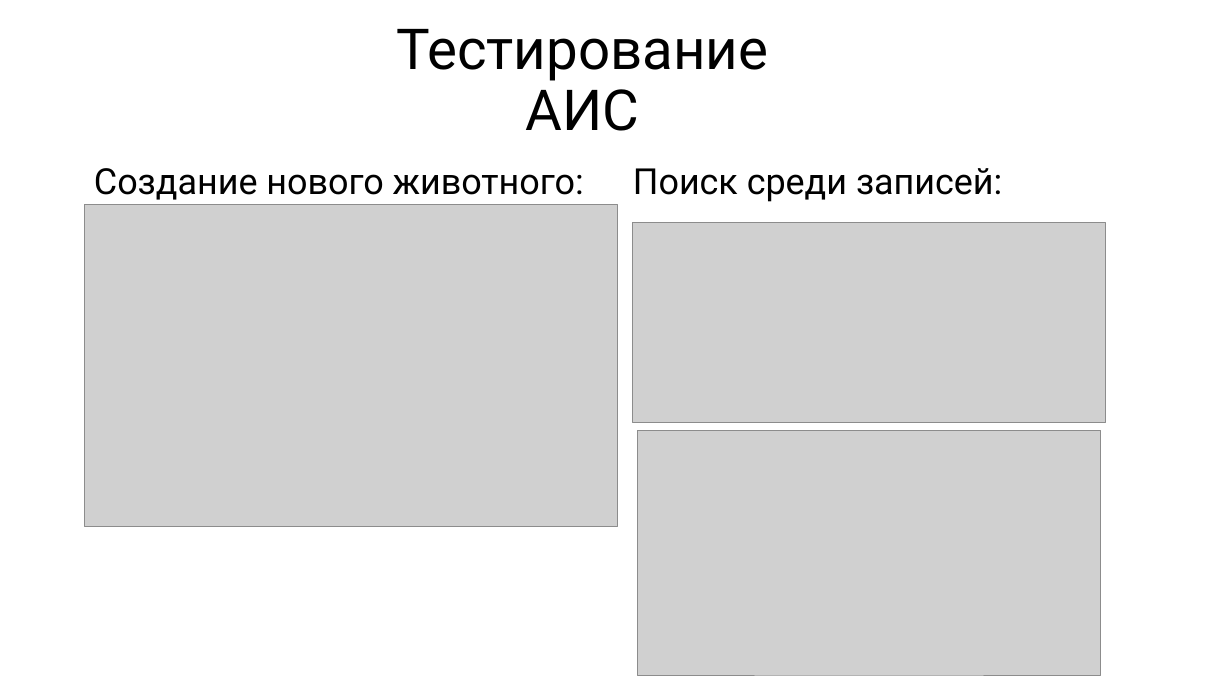
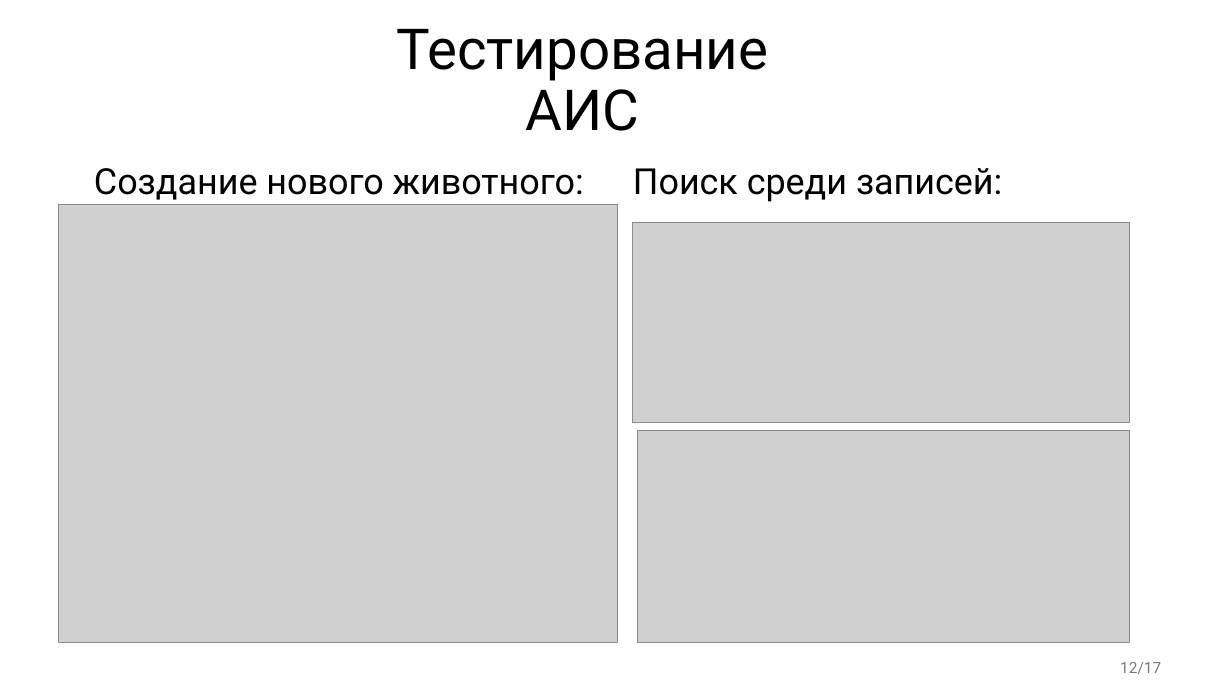
Before and after one commit to BirdManl/-zoo-, a slide deck: slide 12 of Пз+презентация/презентация .pptx. Drawn at 1232x693 pixels with LibreOffice and Linux fonts; fonts in the diff are those of the drawing; grey boxes stand for pictures. Boxes give left, top, right and bottom in pixels: in the first picture for what was removed or moved away, otherwise in the second. Text is boxed around its words. In the diff, an @@ line names an element or a change of style, - is before the commit and + after.

```diff
--- a/Пз+презентация/презентация .pptx
+++ b/Пз+презентация/презентация .pptx
@@ picture: place and size @@
-picture at bbox=[85, 204, 618, 527]
+picture at bbox=[59, 204, 617, 643]
@@ picture: place and size @@
-picture at bbox=[633, 223, 1106, 423]
+picture at bbox=[633, 223, 1129, 423]
@@ picture: place and size @@
-picture at bbox=[638, 430, 1102, 675]
+picture at bbox=[638, 430, 1129, 642]
@@ page number added at bbox=[1120, 662, 1161, 674], 12 pt, text #797979 @@
+12/17
```
Also in this commit, not shown: 14 other slides changed, 2 other files.
